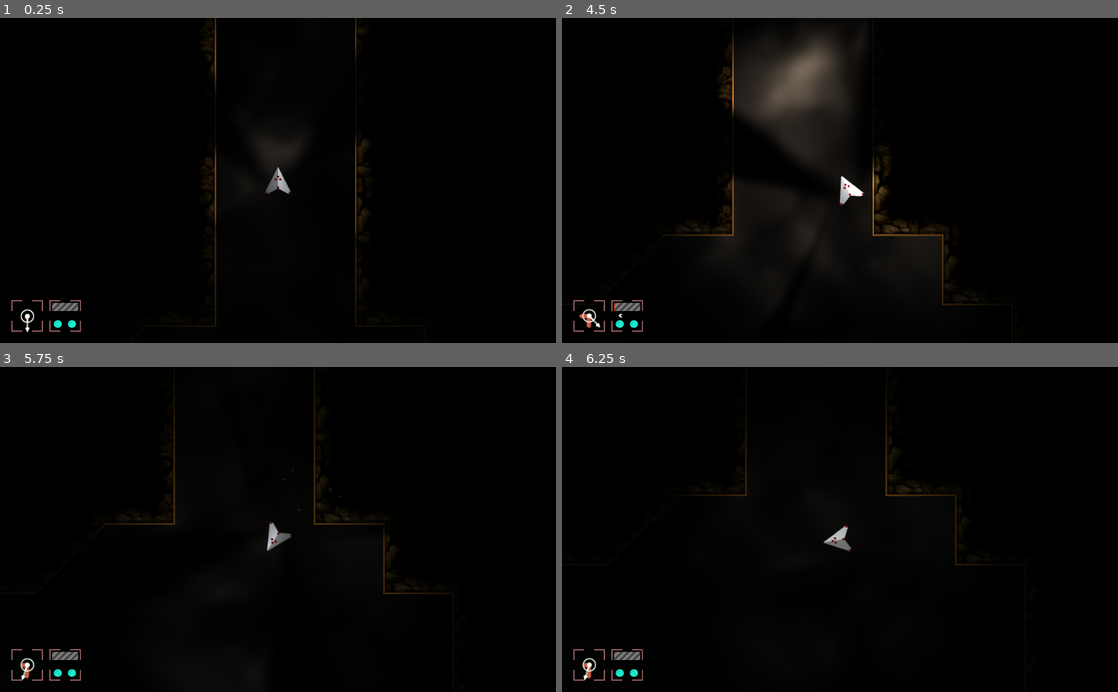
Above: before the commit, frames 1-4 (two rows, left to right).
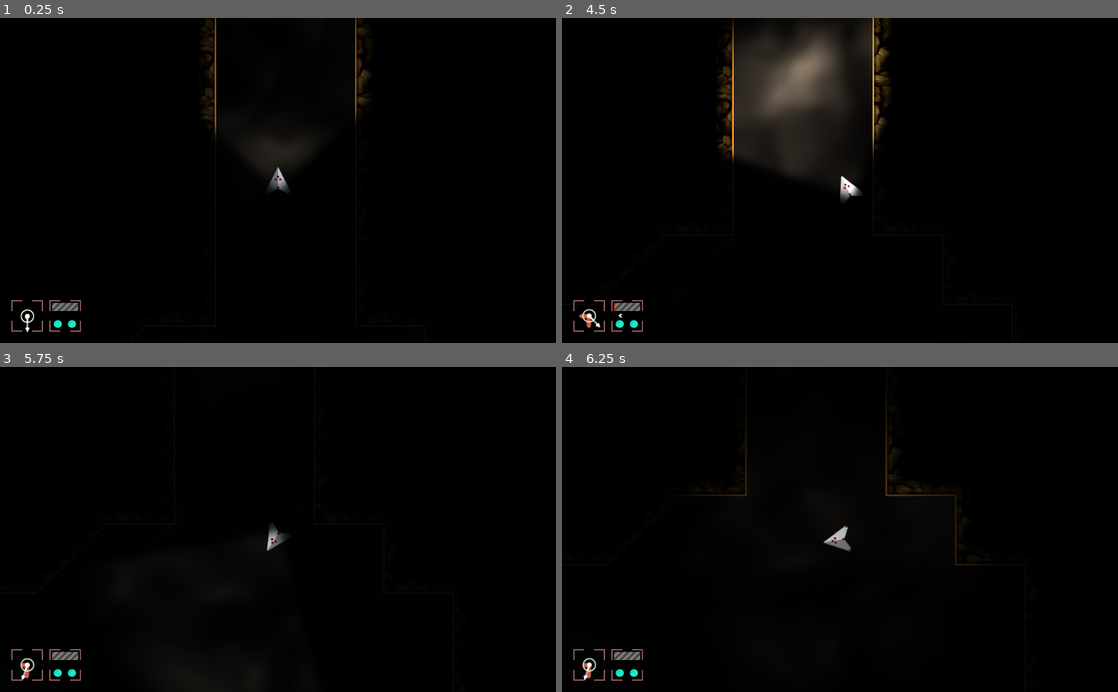
Above: after the commit, the same moments.

Repository: maximinus/scheme7
Game: Godot game, scene res://scenes/World.tscn
Same seed, same stepped clock (60 frames per second), same inputs: the game is played once before the commit and once after it.
Inputs:
- Up to frame 1 (0.25 s): no input
- Up to frame 2 (4.5 s): tap Enter at 0.5 s; hold D (RightTurn) 0.53-1.28 s; tap K (FullBeam) at 0.6, 2.1, 3.6 s; hold A (LeftTurn) 1.28-2.03 s; tap L (Lights) at 1.35, 2.85, 4.35 s; hold D (RightTurn) 2.03-2.78 s; hold W (Thrust) 2.78-3.53 s; hold A (LeftTurn) from 3.53 s (still down); tap Space at 4.25 s
- Up to frame 3 (5.75 s): keep holding A (LeftTurn); tap K (FullBeam) at 5.1 s
- Up to frame 4 (6.25 s): release A (LeftTurn) at 5.78 s; hold D (RightTurn) from 5.78 s (still down); tap L (Lights) at 5.85 s

The runs differ from the first frame. In frame 1, 1.0% of the frame differs, in the area x 36-67%, y 0-92%; in frame 2, 3.9%, in the area x 20-73%, y 0-89%; in frame 3, 0.6%; in frame 4, nothing differs.

Commit message:
Switched to front headlight

Diff:
--- a/Scheme7/scenes/Player/Player.tscn
+++ b/Scheme7/scenes/Player/Player.tscn
@@ -7,7 +7,7 @@
 [ext_resource path="res://sfx/player/rocket_on.ogg" type="AudioStream" id=5]
 [ext_resource path="res://sfx/player/qubodup-BangShort.ogg" type="AudioStream" id=6]
 [ext_resource path="res://gfx/lights/601px.png" type="Texture" id=7]
-[ext_resource path="res://gfx/lights/720_cluster.png" type="Texture" id=8]
+[ext_resource path="res://gfx/lights/600_440_headlight.png" type="Texture" id=8]
 [ext_resource path="res://gfx/lights/flame_light.png" type="Texture" id=9]
 
 [sub_resource type="Curve" id=1]
@@ -65,6 +65,7 @@
 
 [node name="LHNormal" type="Light2D" parent="."]
 texture = ExtResource( 8 )
+offset = Vector2( 0, -180 )
 
 [node name="FlameLight" type="Light2D" parent="."]
 visible = false
Binary file added: Scheme7/gfx/lights/600_440_headlight.png
Not shown, added: Scheme7/gfx/lights/600_440_headlight.png.import
